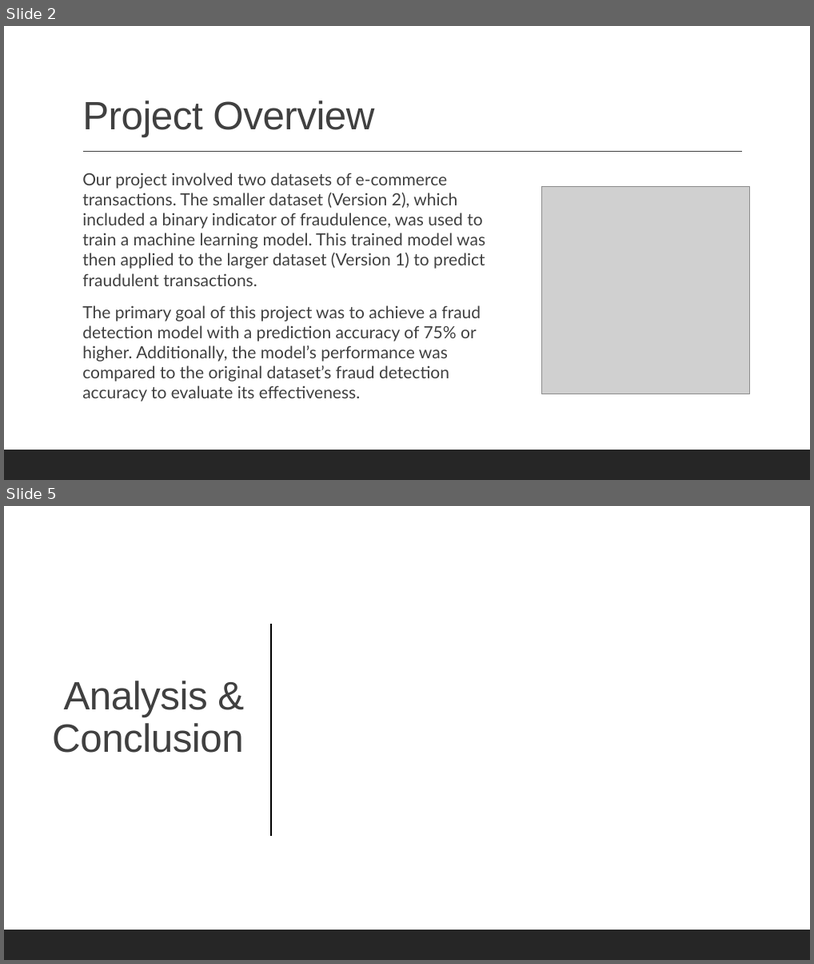
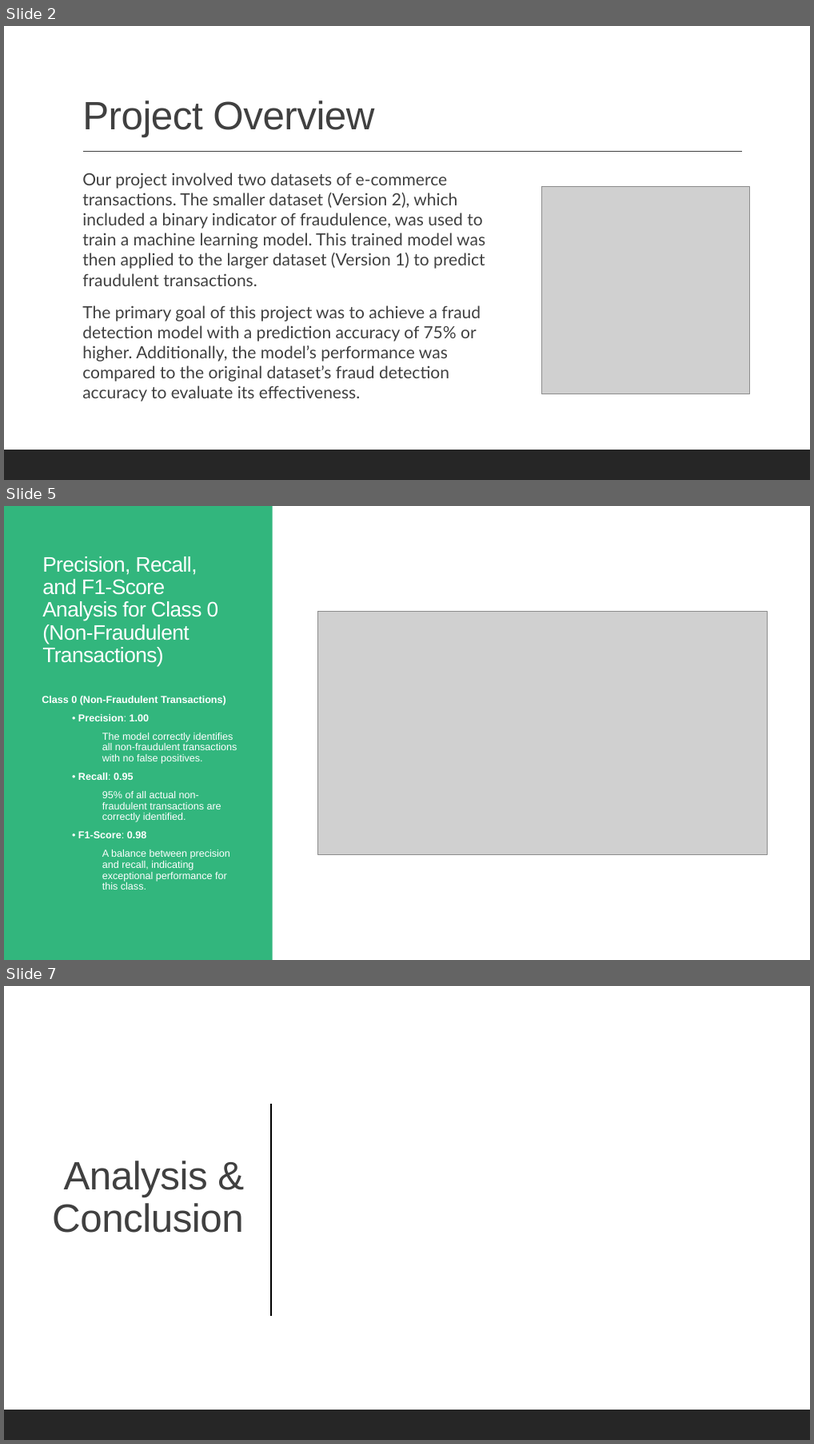
Before and after one commit to aferrodelgado/Project-4, a slide deck: Project 4 Presentation.pptx. Shown one above the other, each under a label of ours: slides 2 and 5 before the commit, slides 2, 5 and 7 after it; the slides between them are not shown. The pictures are 814x964 and 814x1444 pixels, drawn with LibreOffice and Linux fonts; fonts in the diff are those of the drawing; grey boxes stand for pictures. Boxes give left, top, right and bottom in pixels: in the first picture for what was removed or moved away, otherwise in the second. Text is boxed around its words. In the diff, an @@ line names an element or a change of style, - is before the commit and + after.

Commit message:
updating images and pptx

```diff
--- a/Project 4 Presentation.pptx
+++ b/Project 4 Presentation.pptx
@@ slide 5 added at (4, 506, 810, 960), background #FFFFFF @@
@@ rectangle added at (4, 506, 273, 960), fill #32B67D @@
@@ rectangle added at (5, 506, 810, 960), fill #FFFFFF @@
@@ title added at (42, 556, 219, 667), 25 pt, text #FFFFFF @@
+Precision, Recall, and F1-Score Analysis for Class 0 (Non-Fraudulent Transactions)
@@ picture added at (318, 612, 767, 854) @@
@@ text added at (42, 696, 238, 889), 12 pt, text #FFFFFF @@
+Class 0 (Non-Fraudulent Transactions)
+  • Precision: 1.00
+    The model correctly identifies all non-fraudulent transactions with no false positives.
+  • Recall: 0.95
+    95% of all actual non-fraudulent transactions are correctly identified.
+  • F1-Score: 0.98
+    A balance between precision and recall, indicating exceptional performance for this class.
@@ line added from (42, 681) to (223, 681), #32B67D 1.5 pt @@
@@ rectangle added at (4, 929, 810, 960), fill #262626 @@
@@ what was slide 5 is now slide 7 @@
```
Also in this commit, not shown: 1 slide changed, 2 other slides added, 1 slide removed, 13 other files.
